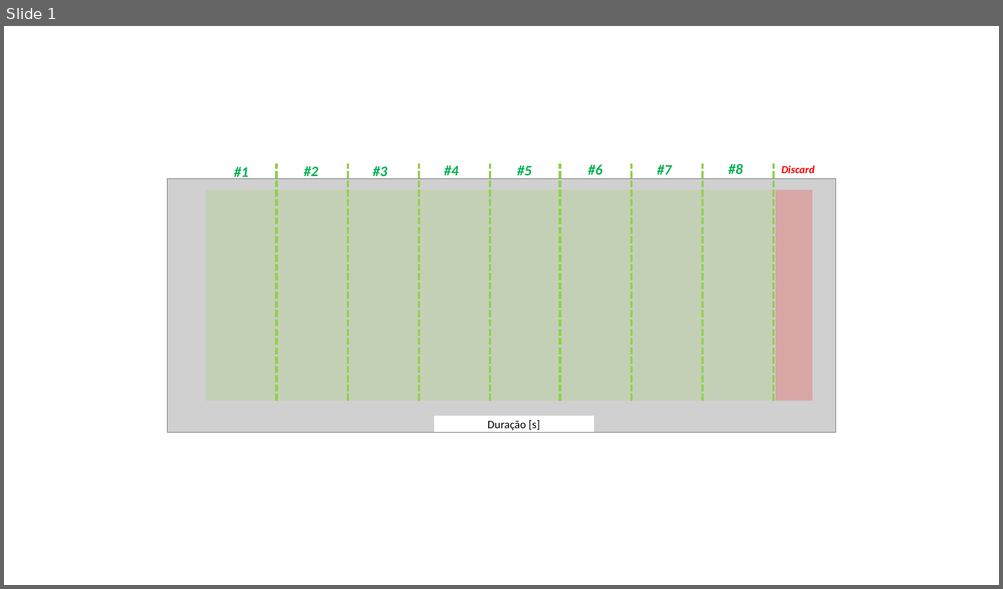
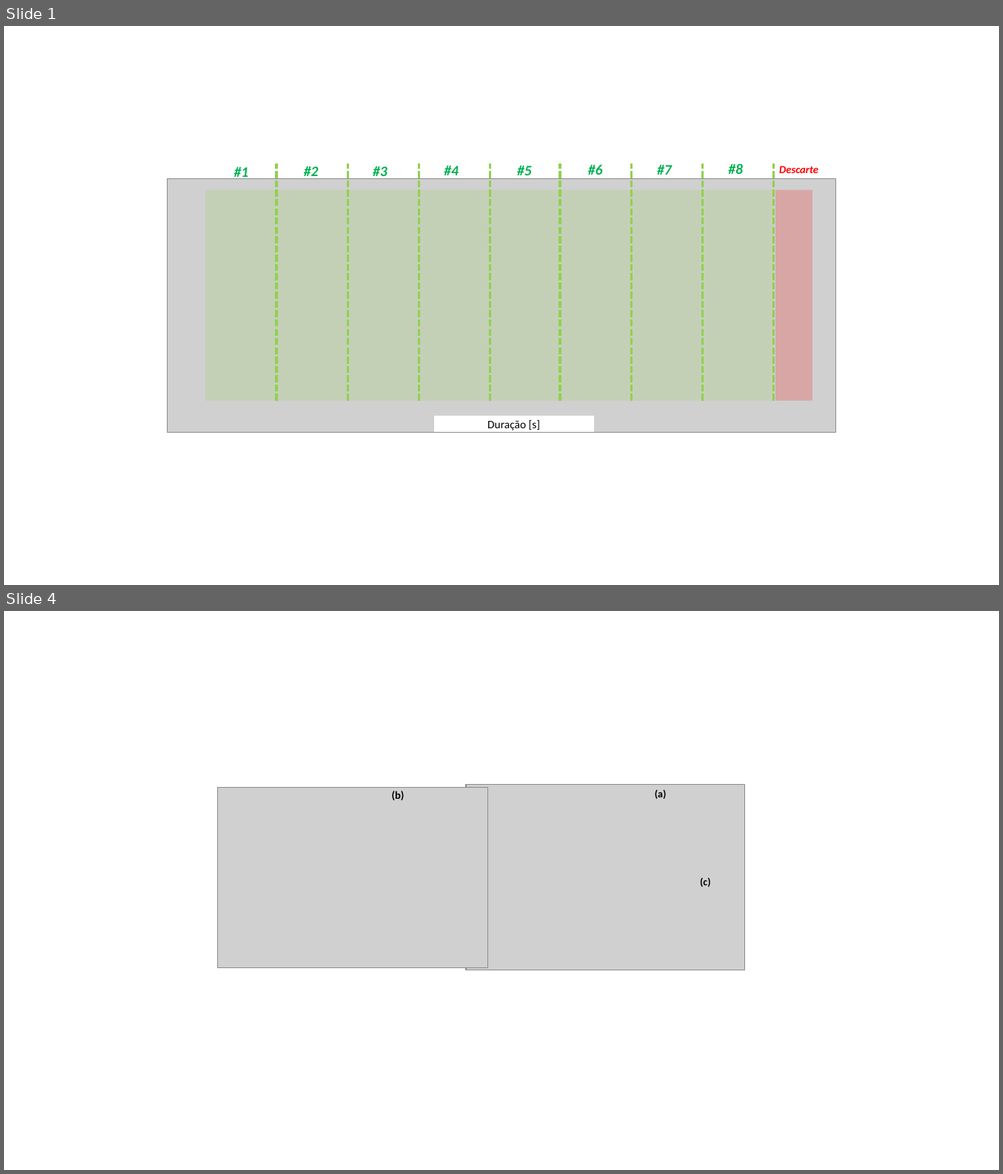
Before and after one commit to matsozza/Python_ML_CombustionEnginesRecog_MBA, a slide deck: Documentation/AudioSegmentation.pptx. Shown one above the other, each under a label of ours: slide 1 before the commit, slides 1 and 4 after it; the slides between them are not shown. The pictures are 1003x589 and 1003x1174 pixels, drawn with LibreOffice and Linux fonts; fonts in the diff are those of the drawing; grey boxes stand for pictures. Boxes give left, top, right and bottom in pixels: in the first picture for what was removed or moved away, otherwise in the second. Text is boxed around its words. In the diff, an @@ line names an element or a change of style, - is before the commit and + after.

```diff
--- a/Documentation/AudioSegmentation.pptx
+++ b/Documentation/AudioSegmentation.pptx
@@ slide 4 added at bbox=[4, 611, 999, 1170], background #FFFFFF @@
@@ picture added at bbox=[217, 788, 487, 968] @@
@@ picture added at bbox=[466, 784, 744, 970] @@
@@ text added at bbox=[392, 791, 404, 800], 10.5 pt, text #000000, bold @@
+(b)
@@ text added at bbox=[654, 790, 666, 799], 10 pt, text #000000, bold @@
+(a)
@@ text added at bbox=[700, 878, 711, 887], 10 pt, text #000000, bold @@
+(c)
@@ slide 1 changed as well @@
@@ text at bbox=[779, 166, 818, 173]: text changed @@
-Discard
+Descarte
```
Also in this commit, not shown: 3 other slides added, 2 other files.
